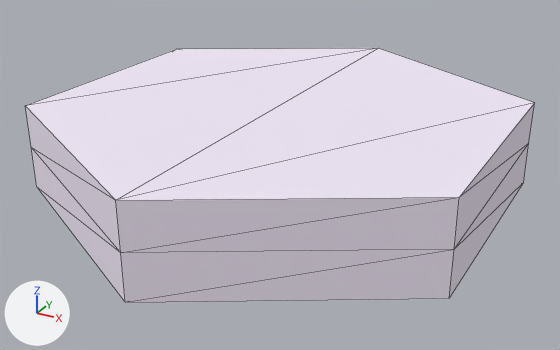
An edit to the OBJ model resources/models/white.obj, drawn before and after from the same camera.
Both versions are drawn from a 50 mm camera at (0.806, -1.474, 0.761) aimed at (0.01, -0.026, 0.037). Every picture has the same lights, and +X, +Y and +Z are marked at lower left. Mesh edges are drawn as thin lines. Where no turn or scale is listed for an object, it has been applied to the vertices.

The first picture shows 'white'.
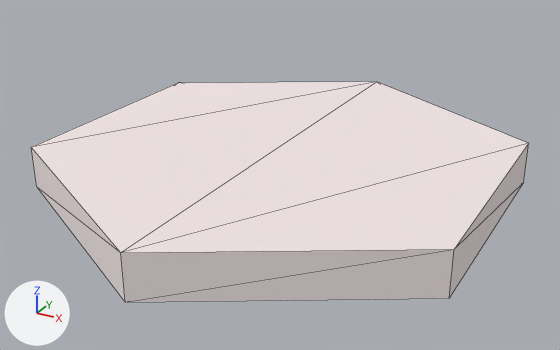
Pixel boxes (x1, y1, x2, y2) of what changed, in the pictures (560 x 350 px):
'white', reshaped (13% shorter)
    before: (26, 48, 534, 302)
    after: (31, 82, 529, 302)
part 1 of me_white, cut back
    before: (26, 48, 534, 253)
    after: (31, 82, 529, 253)
part 2 of me_white, recoloured
    both: (31, 144, 529, 302)

The edits, one by one:
Material 'dirt.004' (mat_dirt_004) is new.
Its base color is (0.9, 0.8, 0.8) (white #f3e7e7).
Its roughness is 1.0.
me_white is used by ob_white; location (0.0, 0.0, 0.0).
me_white had 18 vertices, 32 faces and spanned x -0.5..0.5, y -0.577..0.577, z 0.0..0.2.
me_white now has 12 vertices, 20 faces and spans x -0.5..0.5, y -0.577..0.577, z 0.0..0.1.
Part 1, on me_white:
6 vertices are removed from x -0.5..0.5, y -0.577..0.577, z 0.2.
16 faces are deleted.
4 new faces join them.
me_white part 2: 16 faces spanning x -0.5..0.5, y -0.577..0.577, z 0.0..0.1 switch from mat_white (white #f2e9f8) to mat_dirt_004 (white #f3e7e7).
